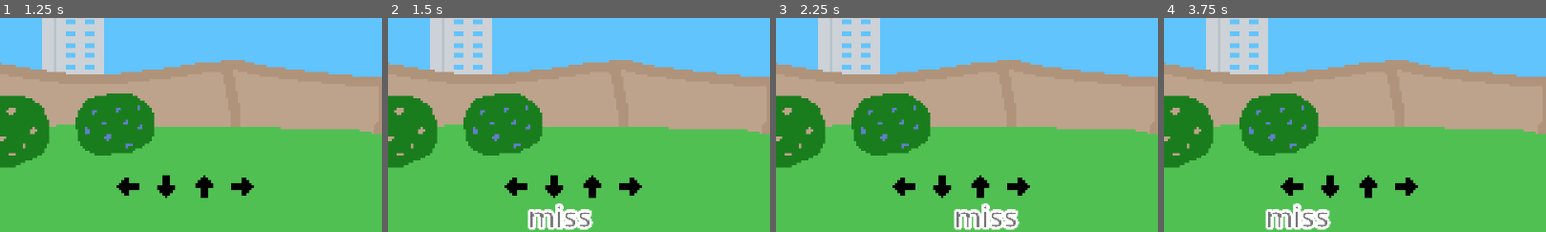
Above: before the commit, frames 1-4 (left to right).
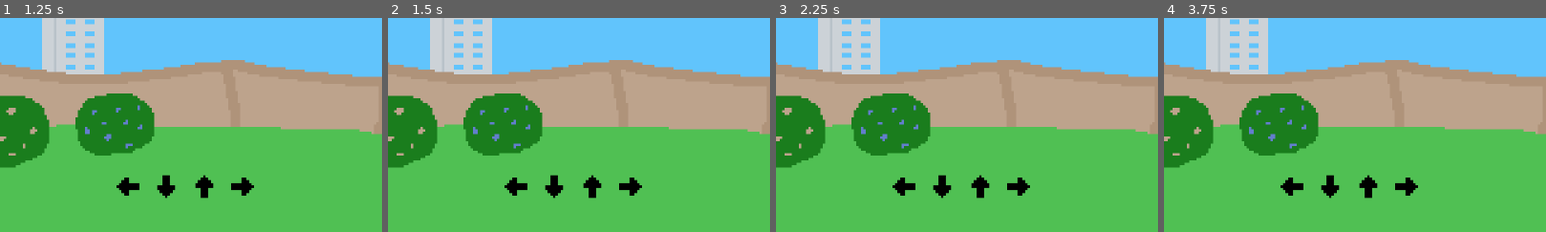
Above: after the commit, the same moments.

Repository: janicedtea/pokemon-rhythm-kitty
Game: Godot game, scene res://game_level.tscn
Two runs of this game, one before a commit and one after it. Both use one fixed random seed, a clock stepped at 60 frames per second and the inputs below. This scene is started directly instead of the project's main scene.
Inputs:
- Up to frame 1 (1.25 s): tap Enter at 0.5 s; hold Right (ui_right) from 0.53 s (still down); tap D (button_D) at 0.6 s; tap F (button_F) at 0.8 s
- Up to frame 2 (1.5 s): tap Space at 1.25 s; release Right (ui_right) at 1.28 s; hold Down (ui_down) from 1.28 s (still down); tap F (button_F) at 1.35 s
- Up to frame 3 (2.25 s): tap J (button_J) at 1.55, 2.1 s; release Down (ui_down) at 2.03 s; hold Right (ui_right) from 2.03 s (still down)
- Up to frame 4 (3.75 s): tap K (button_K) at 2.3, 2.85 s; release Right (ui_right) at 2.78 s; hold Up (ui_up) 2.78-3.53 s; tap D (button_D) at 3.05, 3.6 s; hold Left (ui_left) from 3.53 s (still down)
The pictures show only the part of the screen within x 26-76%, y 50-100%; the shares and areas given below are measured in that part.

Frame 1 is identical in both runs. In frame 2, 1.6% of the frame differs, in the area x 36-54%, y 86-100%; in frame 3, 1.6%; in frame 4, 1.6%.

Commit message:
musicuhhhhhhhh

Diff:
--- a/game_level.tscn
+++ b/game_level.tscn
@@ -1,8 +1,9 @@
-[gd_scene load_steps=5 format=3 uid="uid://d00juerflyluc"]
+[gd_scene load_steps=6 format=3 uid="uid://d00juerflyluc"]
 
 [ext_resource type="PackedScene" uid="uid://dtof3ehdah4vy" path="res://key_listener.tscn" id="1_bwyfi"]
 [ext_resource type="Texture2D" uid="uid://b24jrcfipyq8b" path="res://image-1.png.png" id="1_ibsu8"]
 [ext_resource type="PackedScene" uid="uid://dle3qol4hfr31" path="res://game_ui.tscn" id="2_df5pp"]
+[ext_resource type="PackedScene" uid="uid://bkc0th1i8jm7p" path="res://level_editor.tscn" id="4_qsd0w"]
 
 [sub_resource type="Environment" id="Environment_ibsu8"]
 background_mode = 3
@@ -41,3 +42,7 @@
 
 [node name="WorldEnvironment" type="WorldEnvironment" parent="."]
 environment = SubResource("Environment_ibsu8")
+
+[node name="MusicPlayer" type="AudioStreamPlayer2D" parent="."]
+
+[node name="LevelEditor" parent="." instance=ExtResource("4_qsd0w")]
--- a/key_listener.gd
+++ b/key_listener.gd
@@ -18,6 +18,10 @@
 var great_press_score: float = 100
 var good_press_score: float = 50
 var ok_press_score: float = 20
+
+func _ready():
+	#GlowOverlay.frame = frame + 4
+	Signals.CreateFallingKey.connect(CreateFallingKey)
 
 # Called every frame. 'delta' is the elapsed time since the previous frame.
 func _process(_delta: float) -> void:
@@ -74,14 +78,15 @@
 			st_inst.SetTextInfo(press_score_text)
 			st_inst.global_position = global_position + Vector2(-35, 0)
 
-func CreateFallingKey():
-	var fk_inst = falling_key.instantiate()
-	get_tree().get_root().call_deferred("add_child", fk_inst)
-	fk_inst.call_deferred("Setup", position.x, frame + 4)
+func CreateFallingKey(button_name: String):
+	if button_name == key_name:
+		var fk_inst = falling_key.instantiate()
+		get_tree().get_root().call_deferred("add_child", fk_inst)
+		fk_inst.call_deferred("Setup", position.x, frame + 4)
 
-	falling_key_queue.push_back(fk_inst)
+		falling_key_queue.push_back(fk_inst)
 
 func _on_random_spawn_timer_timeout() -> void:
-	CreateFallingKey()
+	#CreateFallingKey()
 	$RandomSpawnTimer.wait_time = randf_range(0.4, 3)
 	$RandomSpawnTimer.start()
--- /dev/null
+++ b/level_editor.gd
@@ -0,0 +1,48 @@
+extends Node2D
+
+#set this const before game start
+const in_edit_mode: bool = false
+var current_level_name = "rude"
+
+var level_info = {
+	"rude": {
+		"fk_times": "[[1],[2],[3],[4]]",
+		"music": load("res://01. RUDE!.mp3")
+	}
+}
+
+# Called when the node enters the scene tree for the first time.
+func _ready() -> void:
+
+	$MusicPlayer.stream = level_info.get(current_level_name).get("music")
+	$MusicPlayer.play()
+
+	if in_edit_mode:
+		pass
+	else:
+		var fk_times = level_info.get(current_level_name).get("fk_times")
+		var fk_times_arr = str_to_var(fk_times)
+		print(fk_times_arr[0])
+
+		var counter: int = 0
+		for key in fk_times_arr:
+
+			var button_name: String = ""
+			match counter:
+				0:
+					button_name = "button_D"
+				1:
+					button_name = "button_F"
+				2:
+					button_name = "button_J"
+				3:
+					button_name = "button_K"
+
+			for delay in key:
+				SpawnFallingKey(button_name, delay)
+
+			counter +=1
+
+func SpawnFallingKey(button_name: String, delay: float):
+	await get_tree().create_timer(delay).timeout
+	Signals.CreateFallingKey.emit(button_name)
--- /dev/null
+++ b/level_editor.tscn
@@ -0,0 +1,8 @@
+[gd_scene load_steps=2 format=3 uid="uid://bkc0th1i8jm7p"]
+
+[ext_resource type="Script" uid="uid://qoqgt7m6mckw" path="res://level_editor.gd" id="1_qnyfc"]
+
+[node name="LevelEditor" type="Node2D"]
+script = ExtResource("1_qnyfc")
+
+[node name="MusicPlayer" type="AudioStreamPlayer2D" parent="."]
--- a/signals.gd
+++ b/signals.gd
@@ -4,3 +4,5 @@
 
 signal IncrementCombo()
 signal ResetCombo()
+
+signal CreateFallingKey(button_name: String)
Not shown, added: level_editor.gd.uid
